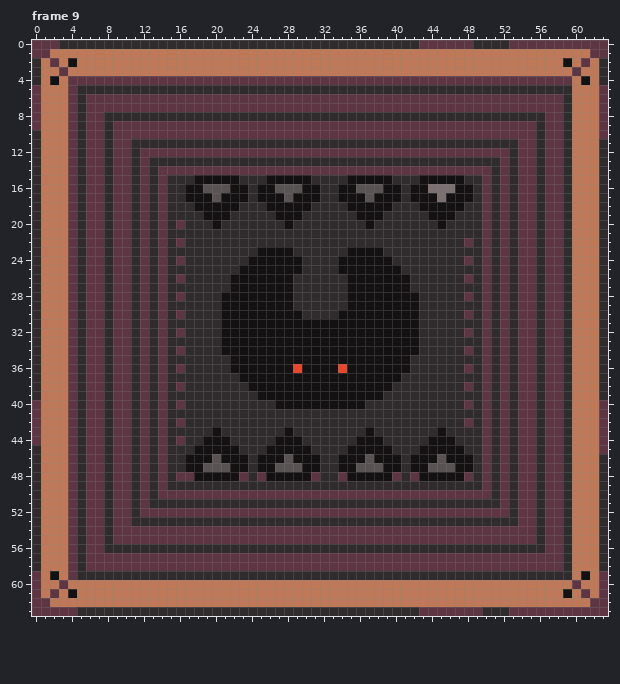
Pixel-art file, stored at Assets/Sprites/ground-tiles-floor-three.aseprite. That is the earlier state.
64x64 pixels, 9 frames. Shown: frame 9. The commit also changed other frames, which this record leaves out.
After the commit:
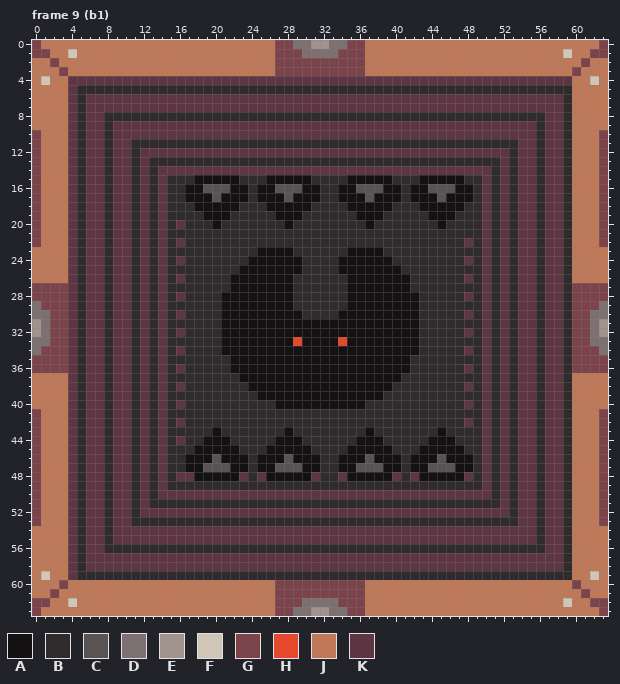
Palette (. is transparent): A #141113  B #302c2e  C #5a5353  D #7d7071  E #a0938e  F #cfc6b8  G #7a444a  H #e6482e  J #bf7958  K #5e3643
Change:
Frame 9 (b1):
y 0: x 0..63 KKKBBBBBBBBBBBBBBBBBBBBBBBBBBBBBBBBBBBBBBBBKKKKKKBBBBKKKKKKKKKKK -> GJJJJJJJJJJJJJJJJJJJJJJJJJJGGDDEEDDGGJJJJJJJJJJJJJJJJJJJJJJJJJJG
y 1: x 0..1 KK -> GG; x 4 J -> F; x 27..36 JJJJJJJJJJ -> GGGDDDDGGG; x 59 J -> F; x 62..63 KK -> GG
y 2: x 0 B -> J; x 2 K -> G; x 4 A -> J; x 27..36 JJJJJJJJJJ -> GGGGGGGGGG; x 59 A -> J; x 61 K -> G; x 63 B -> J
y 3: x 0 B -> J; x 3 K -> G; x 27..36 JJJJJJJJJJ -> GGGGGGGGGG; x 60 K -> G; x 63 B -> J
y 4: x 0..2 BJA -> JFJ; x 61..63 AJB -> JFJ
y 5..9: x 0 K -> J; x 63 K -> J
y 10: x 0 B -> G; x 63 K -> G
y 11..15: x 0 B -> G; x 63 B -> G
y 16: x 0 B -> G; x 44..46 DDD -> CCC; x 63 B -> G
y 17: x 0 B -> G; x 45 D -> C; x 63 B -> G
y 18..22: x 0 B -> G; x 63 B -> G
y 23..26: x 0 B -> J; x 63 B -> J
y 27..28: x 0..3 BJJJ -> GGGG; x 60..63 JJJB -> GGGG
y 29: x 0..3 BJJJ -> DGGG; x 60..63 JJJB -> GGGD
y 30: x 0..3 BJJJ -> DDGG; x 60..63 JJJB -> GGDD
y 31..32: x 0..3 BJJJ -> EDGG; x 60..63 JJJB -> GGDE
y 33: x 0..3 BJJJ -> DDGG; x 29 A -> H; x 34 A -> H; x 60..63 JJJB -> GGDD
y 34: x 0..3 BJJJ -> DGGG; x 60..63 JJJB -> GGGD
y 35: x 0..3 BJJJ -> GGGG; x 60..63 JJJB -> GGGG
y 36: x 0..3 BJJJ -> GGGG; x 29 H -> A; x 34 H -> A; x 60..63 JJJB -> GGGG
y 37..39: x 0 B -> J; x 63 B -> J
y 40: x 0 K -> J; x 63 K -> J
y 41..44: x 0 K -> G; x 63 K -> G
y 45: x 0 B -> G; x 63 K -> G
y 46..53: x 0 B -> G; x 63 B -> G
y 54..58: x 0 B -> J; x 63 B -> J
y 59: x 0..2 KJA -> JFJ; x 61..63 AJK -> JFJ
y 60: x 0 K -> J; x 3 K -> G; x 27..36 JJJJJJJJJJ -> GGGGGGGGGG; x 60 K -> G; x 63 K -> J
y 61: x 0 K -> J; x 2 K -> G; x 4 A -> J; x 27..36 JJJJJJJJJJ -> GGGGGGGGGG; x 59 A -> J; x 61 K -> G; x 63 K -> J
y 62: x 0..1 KK -> GG; x 4 J -> F; x 27..36 JJJJJJJJJJ -> GGGDDDDGGG; x 59 J -> F; x 62..63 KK -> GG
y 63: x 0..63 KKKKKBBBBBBBBBBBBBBBBBBBBBBBBBBBBBBBBBBBBBBKKKKKKKBBBKKKKKKKKKKK -> GJJJJJJJJJJJJJJJJJJJJJJJJJJGGDDEEDDGGJJJJJJJJJJJJJJJJJJJJJJJJJJG
Changed places in both pictures, as pixel boxes (x1, y1, x2, y2):
changed: (32, 40, 608, 616)
